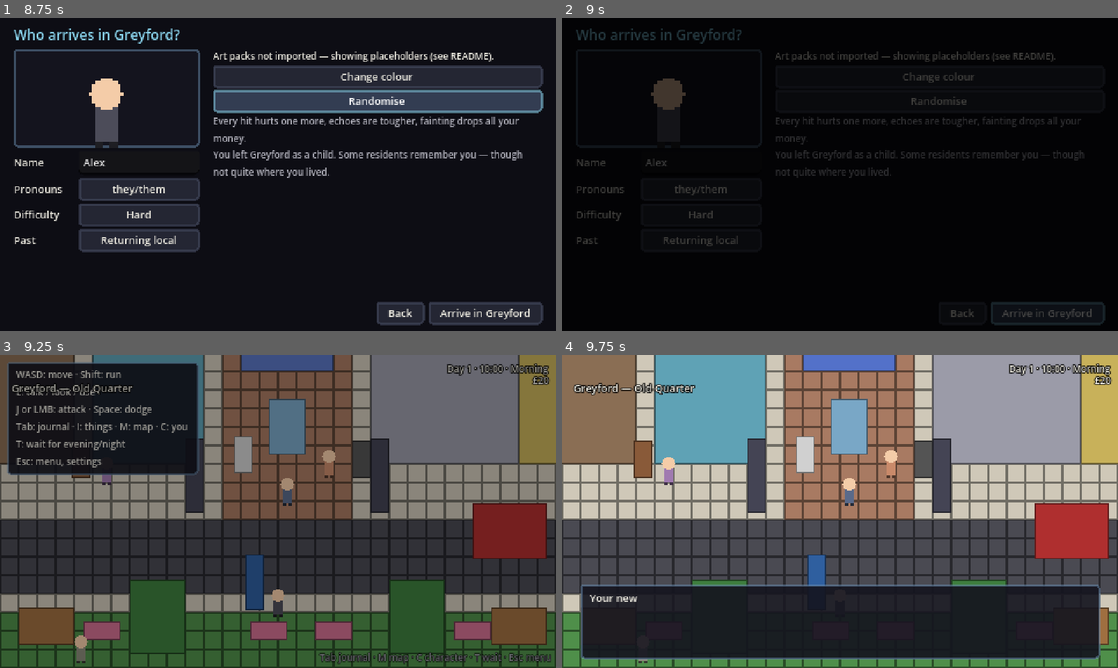
Above: before the commit, frames 1-4 (two rows, left to right).
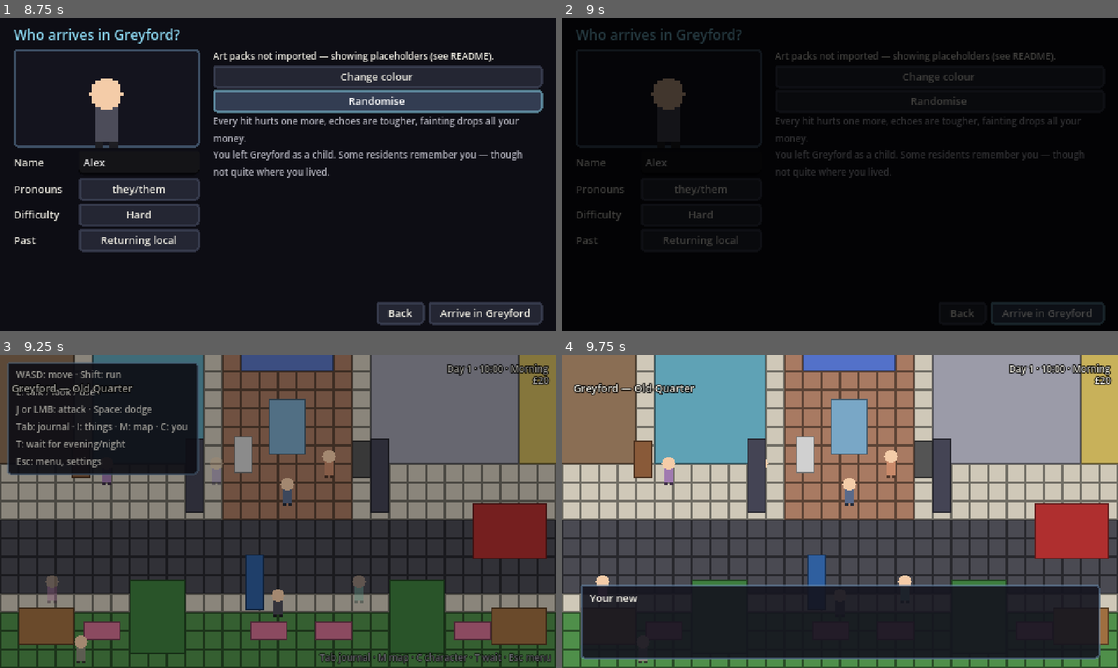
Above: after the commit, the same moments.

Repository: DoctorStrangeSH/ECHOES-OF-THE-VEIL
Game: Godot game, scene res://scenes/bootstrap/game_root.tscn
Two runs of this game, one before a commit and one after it. Both use one fixed random seed, a clock stepped at 60 frames per second and the inputs below.
Inputs (mouse positions are in pixels of both pictures, inside the frame that each line leads up to):
- Up to frame 1 (8.75 s): click "New game" at 0.5 s; click (139, 161) at 1.27 s; type "Alex" at 1.35 s; click "Normal" at 2 s; click "they/them" at 2.75 s; click "she/her" at 3.5 s; click "he/him" at 4.25 s; click "Hard" at 5 s; click "Story" at 5.75 s; click "Normal" at 6.5 s; click "Change colour" at 7.25 s; click "Randomise" at 8 s
- Up to frame 2 (9 s): click "Arrive in Greyford" at 8.75 s
- Up to frame 3 (9.25 s): no input
- Up to frame 4 (9.75 s): tap Enter (ui_accept) at 9.5 s; move the mouse to (962, 495) at 9.52 s; hold D (move_right) from 9.53 s (still down); hold E (interact) from 9.53 s (still down); click (962, 495) at 9.67 s

Frames 1-2 are identical in both runs. In frame 3, 0.3% of the frame differs, in the area x 8-66%, y 33-80%; in frame 4, 0.1%.

Commit message:
R1c: townspeople on the streets
Passers-by in the old quarter, the market, the park and on the quay:
random looks from the character generator, routes along the pavements,
more of them by day and fewer in the rain or at night. Speak to one and
they answer with a line that depends on the place and on how far the
story has gone.

Co-Authored-By: Claude Opus 5.5 <noreply@anthropic.com>
Claude-Session: https://claude.ai/code/session_01MWkFZ7Z2CbQkcrDH1rQ54Y

Diff:
--- /dev/null
+++ b/data/localization/r1_crowds.json
@@ -0,0 +1,39 @@
+{
+  "CHATTER_BUSY": {"en": "Sorry, I'm in a hurry.", "ru": "Простите, спешу."},
+  "CHATTER_GULLS": {"en": "Mind the gulls. They take chips straight out of your hand and don't say thank you.", "ru": "Осторожнее с чайками. Таскают картошку прямо из рук и даже спасибо не говорят."},
+  "CHATTER_TRAM": {"en": "They say the trams used to run all the way to the harbour. My grandfather swore by it. Nobody else remembers.", "ru": "Говорят, трамваи раньше ходили до самой гавани. Мой дед клялся. Больше никто не помнит."},
+  "CHATTER_RAIN_GOOD": {"en": "Good weather for ducks, as my mother used to say. And for umbrellas. I have neither.", "ru": "Погода для уток, как говорила моя мама. И для зонтиков. У меня нет ни того, ни другого."},
+  "CHATTER_NIGHT": {"en": "Shouldn't be out this late. Not because of thieves. Because of the quiet.", "ru": "Не стоит гулять так поздно. Не из-за воров. Из-за тишины."},
+  "CHATTER_MORNING": {"en": "Morning! The bakery's just opened. Follow your nose.", "ru": "Доброе утро! Пекарня только открылась. Идите на запах."},
+  "CHATTER_EVENING": {"en": "Evenings here are long. The lamps come on one by one, as if someone's counting them.", "ru": "Вечера тут длинные. Фонари загораются по одному, будто кто-то их пересчитывает."},
+  "CHATTER_NEW": {"en": "You're new, aren't you? You look at the houses. People who live here stopped looking years ago.", "ru": "Вы ведь недавно в городе? Вы смотрите на дома. Здешние давно перестали."},
+  "CHATTER_ADDRESS": {"en": "I've lived on this street forty years and I still couldn't tell you what number the green house is.", "ru": "Сорок лет живу на этой улице и до сих пор не скажу, какой номер у зелёного дома."},
+  "CHATTER_FOUNTAIN": {"en": "Throw a coin in the fountain. Not for luck. Just so it knows you were here.", "ru": "Бросьте монетку в фонтан. Не на удачу. Просто чтобы он знал, что вы здесь были."},
+  "CHATTER_HALLOWAY": {"en": "Mrs Halloway at the brown house? She makes the best tea in Greyford and the worst small talk. Both on purpose.", "ru": "Миссис Холлоуэй из коричневого дома? Лучший чай в Грейфорде и худшие светские беседы. И то и другое нарочно."},
+  "CHATTER_JONAH": {"en": "Jonah fixed my radio and wouldn't take a penny. Said it had been playing the wrong station for years.", "ru": "Джона починил мне радио и не взял ни пенни. Сказал, что оно годами ловило не ту станцию."},
+  "CHATTER_DOOR": {"en": "Did you see it? The door in the square? My neighbour says she did. My neighbour also says the moon is a lamp.", "ru": "Видели? Дверь на площади? Соседка говорит, что видела. Соседка ещё говорит, что луна — это фонарь."},
+  "CHATTER_CRACKS": {"en": "Things keep turning up where they shouldn't. Yesterday my kettle was in the wrong kitchen. My kitchen, but the wrong one.", "ru": "Вещи всё время оказываются не на своих местах. Вчера мой чайник стоял не на той кухне. На моей, но не на той."},
+  "CHATTER_WARD": {"en": "My aunt swears she saw a whole street at night that isn't there in the morning. She's eighty-nine. She's never been wrong about anything.", "ru": "Тётка клянётся, что ночью видела целую улицу, которой утром нет. Ей восемьдесят девять. Она ни разу ни в чём не ошиблась."},
+  "CHATTER_KEEPERS": {"en": "The Keepers? Nice people. Bring biscuits. Never tell you what they're keeping.", "ru": "Хранители? Милые люди. Приносят печенье. Никогда не говорят, что хранят."},
+  "CHATTER_OPEN_HAND": {"en": "There was an Open Hand meeting at the quay last night. Half of them were crying. The other half were taking notes.", "ru": "Вчера на причале было собрание Открытой Ладони. Половина плакала. Другая половина записывала."},
+  "CHATTER_MERIDIAN": {"en": "Meridian vans everywhere this week. White, no windows. They say it's surveying. Surveying what?", "ru": "На этой неделе всюду фургоны «Меридиана». Белые, без окон. Говорят, изыскания. Какие изыскания?"},
+  "CHATTER_WREN": {"en": "Civic Renewal put up posters: «A clean town is a safe town». Somebody's written «clean of whom?» underneath. Twice.", "ru": "Гражданское обновление развесило плакаты: «Чистый город — безопасный город». Кто-то дописал снизу: «Чистый от кого?» Дважды."},
+  "CHATTER_AFTER_OPEN": {"en": "My mother came home last week. She died in sixty-two. We had dinner. Nobody knew what to say, so we talked about the weather.", "ru": "На прошлой неделе домой вернулась мама. Она умерла в шестьдесят втором. Мы поужинали. Никто не знал, что сказать, и мы говорили о погоде."},
+  "CHATTER_AFTER_COUNCIL": {"en": "I sit on the council now, Tuesdays. Mostly we argue about who gets to come home first. It's slow. It's ours.", "ru": "Я теперь в совете, по вторникам. В основном спорим, кто вернётся первым. Медленно. Зато сами."},
+  "CHATTER_AFTER_ACCORD": {"en": "My neighbour on the left is from the Ward. He borrows sugar and never returns it. Very normal. I love it.", "ru": "Сосед слева у меня из Палаты. Берёт сахар и не отдаёт. Совершенно нормально. Обожаю."},
+  "CHATTER_BREAD": {"en": "Martha's bread is the only thing in this town that tastes the same as when I was a girl.", "ru": "Хлеб Марты — единственное в этом городе, что на вкус такое же, как в моём детстве."},
+  "CHATTER_GYM": {"en": "Sol at the gym told me I have the arms of a librarian. I am a librarian. I took it as a compliment.", "ru": "Сол из спортзала сказал, что у меня руки библиотекаря. Я и есть библиотекарь. Восприняла как комплимент."},
+  "CHATTER_BAIT": {"en": "The bait shop man talks to his eels. I asked him once what they say. He said: mostly complaints.", "ru": "Хозяин лавки с наживкой разговаривает со своими угрями. Я однажды спросил, что они отвечают. Говорит, в основном жалуются."},
+  "CHATTER_FARM": {"en": "Old Penny's selling up, out past the last stop. Forty years he brought eggs to Martha. Feels like the end of something.", "ru": "Старый Пенни продаёт ферму, там, за конечной. Сорок лет возил Марте яйца. Будто что-то кончается."},
+  "CHATTER_FARM_SOLD": {"en": "Someone new's got the Penny farm. Lou says the radishes are good. Lou says that about everything, mind.", "ru": "На ферме Пенни теперь новые хозяева. Лу говорит, редис отличный. Правда, Лу про всё так говорит."},
+  "CHATTER_PARK_BALL": {"en": "If you've got a minute, the lads on the pitch are always one short. Always. I think it's a rule.", "ru": "Если есть минутка, ребятам на поле всегда одного не хватает. Всегда. По-моему, это такое правило."},
+  "CHATTER_PARK_COFFEE": {"en": "The coffee at the kiosk is terrible. I've had it every day for eleven years.", "ru": "Кофе в киоске ужасный. Пью его каждый день одиннадцать лет."},
+  "CHATTER_PARK_HOOPS": {"en": "Those hoops are crooked. Everybody knows. Nobody fixes them, because then we'd have no excuse.", "ru": "Кольца кривые. Все знают. Никто не чинит, потому что тогда нам будет нечем оправдываться."},
+  "CHATTER_QUAY": {"en": "Don't stand too close to the edge. The water here remembers everyone who fell in.", "ru": "Не стойте у самого края. Вода здесь помнит всех, кто в неё падал."},
+  "CHATTER_QUAY_WORK": {"en": "Twenty years at this quay. The cranes have changed three times. The fog never has.", "ru": "Двадцать лет на этом причале. Краны меняли трижды. Туман — ни разу."},
+  "CHATTER_FORD": {"en": "Mill Ford? Never heard of it. Is that one of those new estates?", "ru": "Мельничный брод? Первый раз слышу. Это из новых районов?"},
+  "CHATTER_FORD_BACK": {"en": "They printed a new directory. There's a village in it I'd never heard of: Mill Ford. My gran cried when she saw it.", "ru": "Выпустили новый справочник. Там деревня, о которой я и не слышала: Мельничный брод. Бабушка увидела и заплакала."},
+  "CHATTER_LIGHT": {"en": "Have you noticed the lighthouse? It counts to seven and stops. My father said it was counting boats.", "ru": "Замечали маяк? Считает до семи и замирает. Отец говорил, что он пересчитывает лодки."},
+  "CHATTER_CATS": {"en": "The cats in Greyford all walk the same way round the square. Clockwise. I've been watching for a month.", "ru": "Все кошки в Грейфорде обходят площадь в одну сторону. По часовой. Я месяц наблюдаю."},
+  "PROMPT_PASSERBY": {"en": "Talk", "ru": "Заговорить"}
+}
--- /dev/null
+++ b/data/world/chatter.json
@@ -0,0 +1,231 @@
+{
+ "_doc": "What townspeople say when spoken to (R1c). 'if': a story condition; 'where': only in these locations. One line per passer-by; ask again and they're in a hurry.",
+ "lines": [
+  {
+   "text": "CHATTER_GULLS"
+  },
+  {
+   "text": "CHATTER_TRAM"
+  },
+  {
+   "text": "CHATTER_RAIN_GOOD",
+   "if": {
+    "weather": "rain"
+   }
+  },
+  {
+   "text": "CHATTER_NIGHT",
+   "if": {
+    "period": "night"
+   }
+  },
+  {
+   "text": "CHATTER_MORNING",
+   "if": {
+    "period": "morning"
+   }
+  },
+  {
+   "text": "CHATTER_EVENING",
+   "if": {
+    "period": "evening"
+   }
+  },
+  {
+   "text": "CHATTER_NEW"
+  },
+  {
+   "text": "CHATTER_ADDRESS"
+  },
+  {
+   "text": "CHATTER_FOUNTAIN",
+   "where": [
+    "greyford_block"
+   ]
+  },
+  {
+   "text": "CHATTER_HALLOWAY",
+   "where": [
+    "greyford_block"
+   ]
+  },
+  {
+   "text": "CHATTER_JONAH",
+   "where": [
+    "greyford_block",
+    "market_street"
+   ]
+  },
+  {
+   "text": "CHATTER_DOOR",
+   "if": {
+    "not_quest_started": "case_two_maps"
+   },
+   "where": [
+    "greyford_block"
+   ]
+  },
+  {
+   "text": "CHATTER_CRACKS",
+   "if": {
+    "flag": "act.act1"
+   }
+  },
+  {
+   "text": "CHATTER_WARD",
+   "if": {
+    "flag": "act.act2"
+   }
+  },
+  {
+   "text": "CHATTER_KEEPERS",
+   "if": {
+    "flag": "act.act3"
+   }
+  },
+  {
+   "text": "CHATTER_OPEN_HAND",
+   "if": {
+    "flag": "act.act3"
+   }
+  },
+  {
+   "text": "CHATTER_MERIDIAN",
+   "if": {
+    "flag": "act.act4"
+   }
+  },
+  {
+   "text": "CHATTER_WREN",
+   "if": {
+    "flag": "act.act5"
+   }
+  },
+  {
+   "text": "CHATTER_AFTER_OPEN",
+   "if": {
+    "quest_outcome": [
+     "case_anchor",
+     "open_record"
+    ]
+   }
+  },
+  {
+   "text": "CHATTER_AFTER_COUNCIL",
+   "if": {
+    "quest_outcome": [
+     "case_anchor",
+     "custodians"
+    ]
+   }
+  },
+  {
+   "text": "CHATTER_AFTER_ACCORD",
+   "if": {
+    "quest_outcome": [
+     "case_anchor",
+     "accord"
+    ]
+   }
+  },
+  {
+   "text": "CHATTER_BREAD",
+   "where": [
+    "market_street"
+   ]
+  },
+  {
+   "text": "CHATTER_GYM",
+   "where": [
+    "market_street"
+   ]
+  },
+  {
+   "text": "CHATTER_BAIT",
+   "where": [
+    "market_street"
+   ]
+  },
+  {
+   "text": "CHATTER_FARM",
+   "if": {
+    "not_quest_started": "case_brook_farm"
+   },
+   "where": [
+    "market_street"
+   ]
+  },
+  {
+   "text": "CHATTER_FARM_SOLD",
+   "if": {
+    "flag": "farm.owned"
+   },
+   "where": [
+    "market_street"
+   ]
+  },
+  {
+   "text": "CHATTER_PARK_BALL",
+   "where": [
+    "greyford_park"
+   ]
+  },
+  {
+   "text": "CHATTER_PARK_COFFEE",
+   "where": [
+    "greyford_park"
+   ]
+  },
+  {
+   "text": "CHATTER_PARK_HOOPS",
+   "where": [
+    "greyford_park"
+   ]
+  },
+  {
+   "text": "CHATTER_QUAY",
+   "where": [
+    "north_quay"
+   ]
+  },
+  {
+   "text": "CHATTER_QUAY_WORK",
+   "where": [
+    "north_quay"
+   ]
+  },
+  {
+   "text": "CHATTER_FORD",
+   "if": {
+    "all": [
+     {
+      "not": {
+       "quest_outcome": [
+        "case_drowned_ford",
+        "remembered"
+       ]
+      }
+     },
+     {
+      "quest_active": "case_drowned_ford"
+     }
+    ]
+   }
+  },
+  {
+   "text": "CHATTER_FORD_BACK",
+   "if": {
+    "quest_outcome": [
+     "case_drowned_ford",
+     "remembered"
+    ]
+   }
+  },
+  {
+   "text": "CHATTER_LIGHT"
+  },
+  {
+   "text": "CHATTER_CATS"
+  }
+ ]
+}
--- /dev/null
+++ b/data/world/crowds.json
@@ -0,0 +1,187 @@
+{
+ "_doc": "Townspeople (R1c, scripts/world/crowd.gd). Per location: routes (polylines in world pixels; people walk them either way and fade out at the end) and how many are out in each part of the day. Rain halves it. Routes follow pavements and paths, clear of the solid props.",
+ "greyford_block": {
+  "routes": [
+   [
+    [
+     0,
+     258
+    ],
+    [
+     640,
+     258
+    ]
+   ],
+   [
+    [
+     0,
+     66
+    ],
+    [
+     640,
+     66
+    ]
+   ],
+   [
+    [
+     0,
+     360
+    ],
+    [
+     640,
+     360
+    ]
+   ],
+   [
+    [
+     16,
+     66
+    ],
+    [
+     16,
+     258
+    ]
+   ]
+  ],
+  "count": {
+   "morning": 5,
+   "afternoon": 7,
+   "evening": 5,
+   "night": 1
+  }
+ },
+ "market_street": {
+  "routes": [
+   [
+    [
+     0,
+     272
+    ],
+    [
+     800,
+     272
+    ]
+   ],
+   [
+    [
+     0,
+     272
+    ],
+    [
+     800,
+     272
+    ]
+   ],
+   [
+    [
+     0,
+     376
+    ],
+    [
+     800,
+     376
+    ]
+   ]
+  ],
+  "count": {
+   "morning": 7,
+   "afternoon": 9,
+   "evening": 5,
+   "night": 1
+  }
+ },
+ "greyford_park": {
+  "routes": [
+   [
+    [
+     280,
+     0
+    ],
+    [
+     280,
+     228
+    ],
+    [
+     0,
+     228
+    ]
+   ],
+   [
+    [
+     280,
+     0
+    ],
+    [
+     280,
+     228
+    ],
+    [
+     496,
+     228
+    ]
+   ],
+   [
+    [
+     0,
+     228
+    ],
+    [
+     496,
+     228
+    ]
+   ],
+   [
+    [
+     280,
+     228
+    ],
+    [
+     236,
+     300
+    ],
+    [
+     280,
+     356
+    ],
+    [
+     324,
+     300
+    ],
+    [
+     280,
+     228
+    ],
+    [
+     280,
+     0
+    ]
+   ]
+  ],
+  "count": {
+   "morning": 4,
+   "afternoon": 6,
+   "evening": 3,
+   "night": 0
+  }
+ },
+ "north_quay": {
+  "routes": [
+   [
+    [
+     0,
+     270
+    ],
+    [
+     640,
+     270
+    ]
+   ]
+  ],
+  "count": {
+   "morning": 3,
+   "afternoon": 3,
+   "evening": 2,
+   "night": 0
+  }
+ }
+}
--- /dev/null
+++ b/scripts/world/crowd.gd
@@ -0,0 +1,125 @@
+class_name Crowd
+extends Node
+## Townspeople on the streets (R1c). Data: data/world/crowds.json (routes and
+## how many people are out in each part of the day, per location) and
+## data/world/chatter.json (what they say, some lines only after certain
+## events). Fewer people at night and in the rain. Never in Veil places.
+
+const CROWDS_PATH := "res://data/world/crowds.json"
+const CHATTER_PATH := "res://data/world/chatter.json"
+const ACCESSORIES: PackedStringArray = ["Accessory_15_Glasses_01", "Accessory_15_Glasses_02", "Accessory_11_Beanie_01",
+	"Accessory_11_Beanie_04", "Accessory_03_Backpack_02", "Accessory_03_Backpack_05", "Accessory_13_Beard_01",
+	"Accessory_13_Beard_03", "Accessory_12_Mustache_02", "Accessory_04_Snapback_03"]
+
+static var _crowds: Dictionary = {}
+static var _chatter: Array = []
+static var _layers: Dictionary = {}
+
+var location_id: StringName = &""
+var _def: Dictionary = {}
+var _routes: Array[PackedVector2Array] = []
+var _people: Array = []
+var _entities: Node2D
+var _rng := RandomNumberGenerator.new()
+var _spawn_wait := 0.0
+
+
+static func defs() -> Dictionary:
+	if _crowds.is_empty():
+		var d: Variant = DataFiles.read_json(CROWDS_PATH)
+		if d is Dictionary:
+			for k: String in d:
+				if not k.begins_with("_"):
+					_crowds[StringName(k)] = d[k]
+	return _crowds
+
+
+static func chatter() -> Array:
+	if _chatter.is_empty():
+		var d: Variant = DataFiles.read_json(CHATTER_PATH)
+		if d is Dictionary:
+			_chatter = d.get("lines", [])
+	return _chatter
+
+
+func setup(loc_id: StringName, entities: Node2D) -> void:
+	location_id = loc_id
+	_entities = entities
+	_def = defs().get(loc_id, {})
+	for r: Array in _def.get("routes", []):
+		var pts := PackedVector2Array()
+		for p: Array in r:
+			pts.append(Vector2(float(p[0]), float(p[1])))
+		_routes.append(pts)
+	_rng.seed = hash([loc_id, WorldClock.day, WorldClock.get_hour()])
+	for i in wanted():
+		_spawn(true)
+
+
+## How many people should be out right now.
+func wanted() -> int:
+	var n := int((_def.get("count", {}) as Dictionary).get(WorldClock.get_period(), 0))
+	if WorldClock.weather == "rain":
+		n = int(ceil(n * 0.5))
+	return n
+
+
+func _process(delta: float) -> void:
+	if _routes.is_empty():
+		return
+	_people = _people.filter(func(p: Variant) -> bool: return is_instance_valid(p))
+	if _people.size() < wanted():
+		_spawn_wait -= delta
+		if _spawn_wait <= 0.0:
+			_spawn_wait = _rng.randf_range(1.5, 5.0)
+			_spawn(false)
+
+
+func _spawn(anywhere: bool) -> void:
+	if _routes.is_empty() or _entities == null:
+		return
+	var route := _routes[_rng.randi() % _routes.size()]
+	if _rng.randf() < 0.5:
+		route = route.duplicate()
+		route.reverse()
+	var start := route[0]
+	var idx := 1
+	if anywhere:
+		# Somewhere along the way, so the street is not empty when you arrive.
+		var seg := _rng.randi() % (route.size() - 1)
+		start = route[seg].lerp(route[seg + 1], _rng.randf())
+		idx = seg + 1
+	var p := Passerby.new()
+	p.crowd = self
+	p.setup(route, idx, start, random_appearance(_rng), _rng.randi())
+	_entities.add_child(p)
+	_people.append(p)
+
+
+## A line for someone in this place, now (story-aware).
+func line_for(rng: RandomNumberGenerator) -> String:
+	var pool := PackedStringArray()
+	for l: Dictionary in chatter():
+		var where: Array = l.get("where", [])
+		if not where.is_empty() and not where.has(String(location_id)):
+			continue
+		if StoryRules.evaluate(l.get("if", {})):
+			pool.append(String(l["text"]))
+	return pool[rng.randi() % pool.size()] if not pool.is_empty() else "CHATTER_BUSY"
+
+
+static func _layer_ids(folder: String) -> PackedStringArray:
+	if not _layers.has(folder):
+		_layers[folder] = AssetLibrary.list_png_ids("%s/%s/16x16" % [AssetLibrary.CHARACTER_GENERATOR, folder])
+	return _layers[folder]
+
+
+static func random_appearance(rng: RandomNumberGenerator) -> CharacterAppearance:
+	var a := CharacterAppearance.new()
+	a.placeholder_color = Color.from_hsv(rng.randf(), 0.35, 0.8)
+	for layer: String in ["body", "eyes", "outfit", "hairstyle"]:
+		var ids := _layer_ids(CharacterAppearance.LAYER_FOLDERS[layer])
+		if not ids.is_empty():
+			a.set(layer, ids[rng.randi() % ids.size()])
+	a.accessory = ACCESSORIES[rng.randi() % ACCESSORIES.size()] if rng.randf() < 0.3 else ""
+	return a
--- a/scripts/world/location.gd
+++ b/scripts/world/location.gd
@@ -63,6 +63,11 @@
 	_refresh_follower()
 	_place_satchel()
 	Incidents.populate(self)
+	if Crowd.defs().has(location_id):
+		var crowd := Crowd.new()
+		crowd.name = "Crowd"
+		add_child(crowd)
+		crowd.setup(location_id, entities)
 	Party.companion_changed.connect(_on_companion_changed)
 	WorldClock.time_changed.connect(_on_time_changed)
 	WorldClock.period_changed.connect(_on_story_changed)
--- /dev/null
+++ b/scripts/world/passerby.gd
@@ -0,0 +1,101 @@
+class_name Passerby
+extends Node2D
+## A townsperson going about their day (R1c): walks a route, stops now and
+## then, and will say a line or two if spoken to. No collision: they step
+## around you the way people in a hurry do. Spawned by Crowd.
+
+signal left
+
+const SPEED_RANGE := Vector2(20.0, 30.0)
+const FADE := 0.4
+
+var route: PackedVector2Array = []
+var crowd: Crowd
+var _i := 1
+var _speed := 24.0
+var _pause := 0.0
+var _next_pause := 6.0
+var _talked := 0
+var _rng := RandomNumberGenerator.new()
+var _sprite: LayeredCharacterSprite
+var _bubble: Label
+var _leaving := false
+
+
+func setup(points: PackedVector2Array, start_index: int, start_pos: Vector2, appearance: CharacterAppearance, seed_value: int) -> void:
+	route = points
+	_i = start_index
+	position = start_pos
+	_rng.seed = seed_value
+	_speed = _rng.randf_range(SPEED_RANGE.x, SPEED_RANGE.y)
+	_next_pause = _rng.randf_range(4.0, 12.0)
+	_sprite = LayeredCharacterSprite.new()
+	_sprite.appearance = appearance
+	add_child(_sprite)
+	var talk := PasserbyTalk.new()
+	talk.passerby = self
+	add_child(talk)
+	modulate.a = 0.0
+	create_tween().tween_property(self, "modulate:a", 1.0, FADE)
+
+
+func _process(delta: float) -> void:
+	if _leaving or route.size() < 2:
+		return
+	if _pause > 0.0:
+		_pause -= delta
+		if _pause <= 0.0 and _bubble != null:
+			_bubble.queue_free()
+			_bubble = null
+		return
+	var target := route[_i]
+	var d := target - position
+	var step := _speed * delta
+	if d.length() <= step:
+		position = target
+		_i += 1
+		if _i >= route.size():
+			_leave()
+			return
+	else:
+		position += d.normalized() * step
+		_sprite.play(&"walk", LayeredCharacterSprite.dir_from_vector(d))
+	_next_pause -= delta
+	if _next_pause <= 0.0:
+		_next_pause = _rng.randf_range(6.0, 14.0)
+		_pause = _rng.randf_range(1.0, 3.5)
+		_sprite.play(&"idle", [LayeredCharacterSprite.Dir.DOWN, LayeredCharacterSprite.Dir.UP, LayeredCharacterSprite.Dir.LEFT, LayeredCharacterSprite.Dir.RIGHT][_rng.randi() % 4])
+
+
+## Spoken to: stop, turn, say something.
+func speak(actor: Node2D) -> void:
+	_pause = 4.0
+	if actor != null:
+		_sprite.play(&"idle", LayeredCharacterSprite.dir_from_vector(actor.global_position - global_position))
+	var line := crowd.line_for(_rng) if _talked == 0 and crowd != null else "CHATTER_BUSY"
+	_talked += 1
+	if _bubble != null:
+		_bubble.queue_free()
+	_bubble = Label.new()
+	_bubble.text = tr(line)
+	_bubble.autowrap_mode = TextServer.AUTOWRAP_WORD_SMART
+	_bubble.custom_minimum_size = Vector2(150, 0)
+	_bubble.horizontal_alignment = HORIZONTAL_ALIGNMENT_CENTER
+	_bubble.add_theme_font_size_override("font_size", 8)
+	_bubble.add_theme_color_override("font_color", Color(1.0, 0.97, 0.88))
+	_bubble.add_theme_color_override("font_outline_color", Color(0.08, 0.06, 0.1))
+	_bubble.add_theme_constant_override("outline_size", 4)
+	_bubble.z_index = 20
+	add_child(_bubble)
+	await get_tree().process_frame
+	if is_instance_valid(_bubble):
+		_bubble.position = Vector2(-75, -36 - _bubble.size.y)
+
+
+func _leave() -> void:
+	_leaving = true
+	var t := create_tween()
+	t.tween_property(self, "modulate:a", 0.0, FADE)
+	t.tween_callback(func() -> void:
+		left.emit()
+		queue_free())
--- /dev/null
+++ b/scripts/world/passerby_talk.gd
@@ -0,0 +1,18 @@
+class_name PasserbyTalk
+extends Interactable
+## "Talk" on a passer-by: a line in a speech bubble, no dialogue window.
+
+var passerby: Passerby
+
+
+func _init() -> void:
+	prompt_key = "PROMPT_PASSERBY"
+	interaction_priority = 5
+	area_size = Vector2(14, 22)
+	position = Vector2(0, -10)
+	interaction_id = &"talk_passerby"
+
+
+func _on_interact(actor: Node) -> void:
+	if passerby != null:
+		passerby.speak(actor as Node2D)
--- a/tests/smoke_test.gd
+++ b/tests/smoke_test.gd
@@ -639,6 +639,11 @@
 	SceneFlow.travel(&"market_street", &"bus_stop")
 	await _wait_location(&"market_street")
 	await _frames(10)
+	var people := SceneFlow.current_location.find_children("*", "Passerby", true, false)
+	_assert(not people.is_empty() or WorldClock.get_period() == "night", "people on the market street")
+	if not people.is_empty():
+		(people[0] as Passerby).speak(_player())
+		await _frames(30)
 	DialogueService.start(&"farm_notice")
 	await _finish_dialogue()
 	_assert(Journal.case_status(&"case_brook_farm") == Journal.STATUS_ACTIVE and CityMap.known("brookside"), "the farm is on the bus map")
--- a/tests/test_runner.gd
+++ b/tests/test_runner.gd
@@ -1675,6 +1675,26 @@
 	GameState.is_playing = false
 
 
+func test_crowds_and_chatter() -> void:
+	GameState.reset_for_new_game()
+	check(Crowd.defs().has(&"market_street") and Crowd.defs().has(&"greyford_block"), "streets have people")
+	var c := Crowd.new()
+	c.location_id = &"market_street"
+	var rng := RandomNumberGenerator.new()
+	rng.seed = 7
+	var seen := {}
+	for i in 40:
+		var line := c.line_for(rng)
+		check(tr(line) != line, "a line is written: %s" % line)
+		seen[line] = true
+	check(seen.size() > 5, "people say different things")
+	check(not seen.has("CHATTER_AFTER_OPEN"), "nobody talks about an ending that has not happened")
+	check(not seen.has("CHATTER_QUAY"), "quay talk stays on the quay")
+	var a := Crowd.random_appearance(rng)
+	check(a.premade == "" and a.layer_paths().size() >= 4 or not AssetLibrary.has_limezu(), "a random townsperson is put together from layers")
+	c.free()
+
+
 func test_xp_comes_from_play() -> void:
 	GameState.reset_for_new_game()
 	GameState.is_playing = true
Not shown, changed: docs/DECISIONS.md
Not shown, changed: docs/production/roadmap-2.0.ru.md
